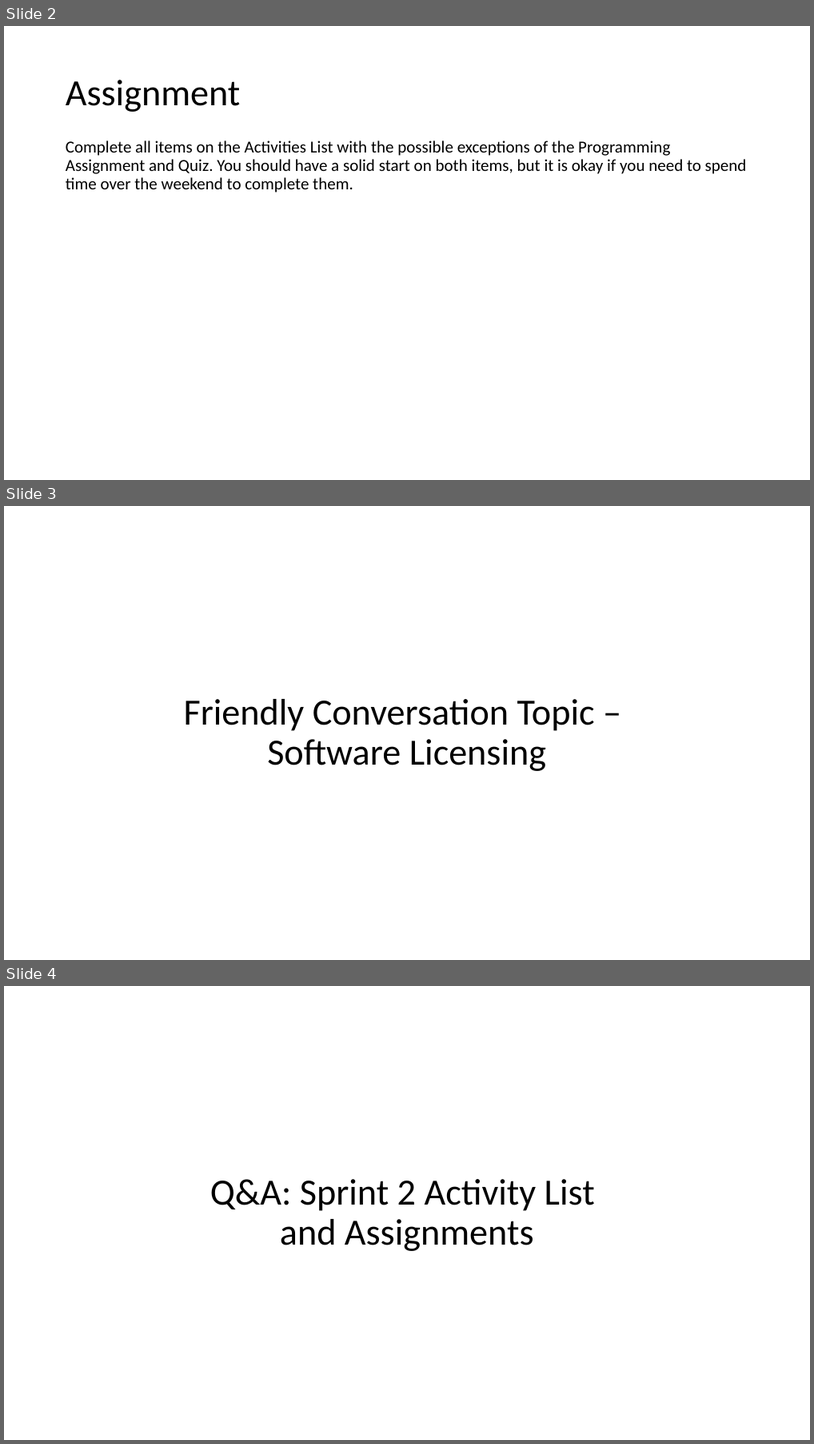
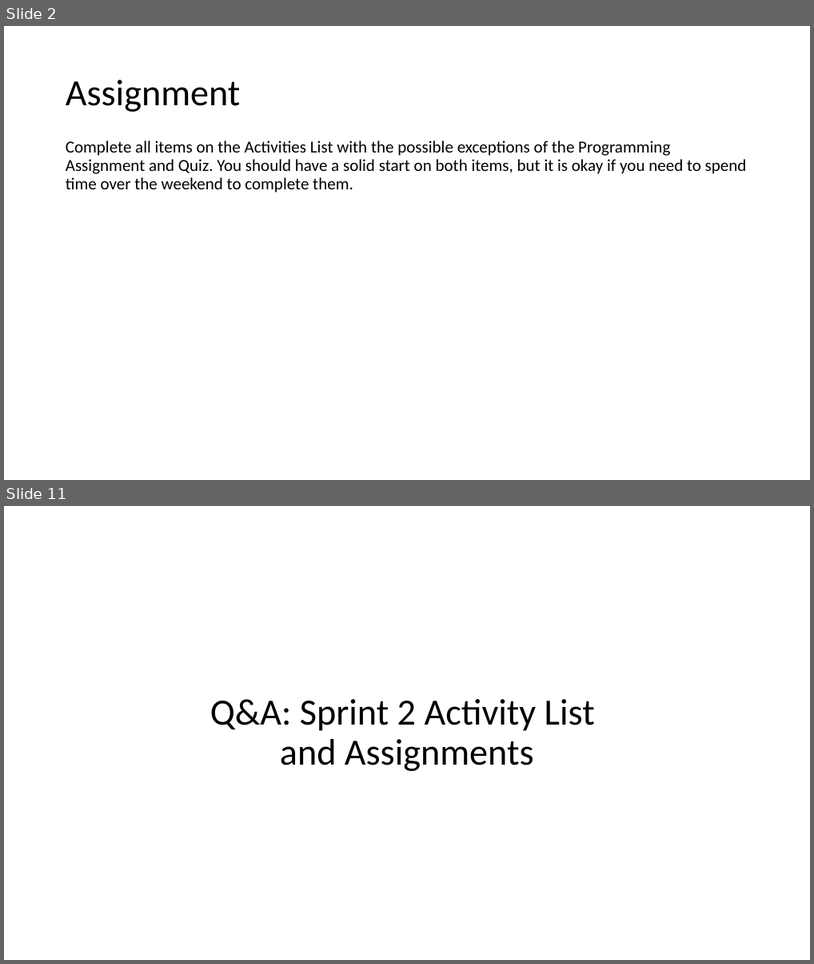
Before and after one commit to EricJPogue/CPSC-24500, a slide deck: lecture-slides/2019-09-18-oop.pptx. Shown one above the other, each under a label of ours: slides 2, 3 and 4 before the commit, slides 2 and 11 after it; the slides between them are not shown. The pictures are 814x1444 and 814x964 pixels, drawn with LibreOffice and Linux fonts; fonts in the diff are those of the drawing. Boxes give left, top, right and bottom in pixels: in the first picture for what was removed or moved away, otherwise in the second. Text is boxed around its words. In the diff, an @@ line names an element or a change of style, - is before the commit and + after.

```diff
--- a/lecture-slides/2019-09-18-oop.pptx
+++ b/lecture-slides/2019-09-18-oop.pptx
@@ slide 3 removed at (4, 506, 810, 960), background #FFFFFF @@
@@ title removed at (184, 699, 595, 771) @@
-Friendly Conversation Topic –
-Software Licensing
@@ what was slide 4 is now slide 11 @@
```
Also in this commit, not shown: 2 slides changed, 8 slides added, 2 other slides removed.
